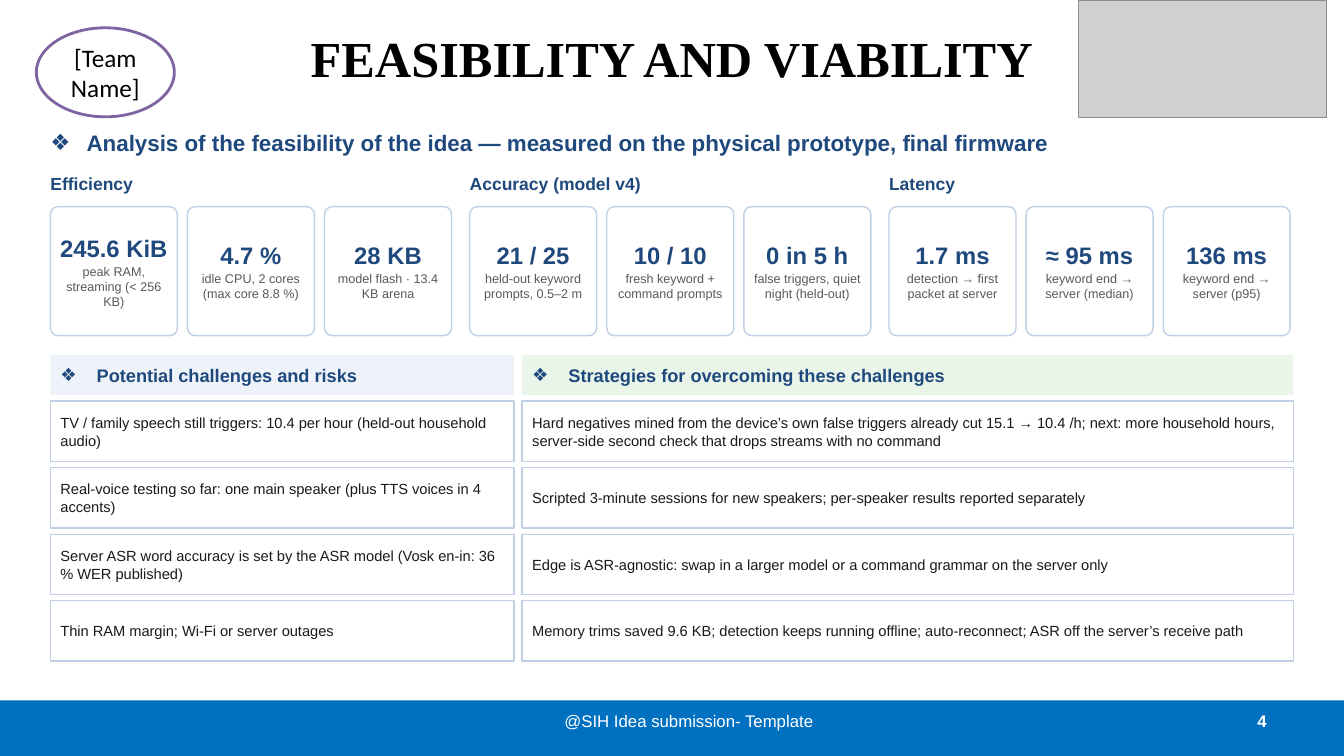
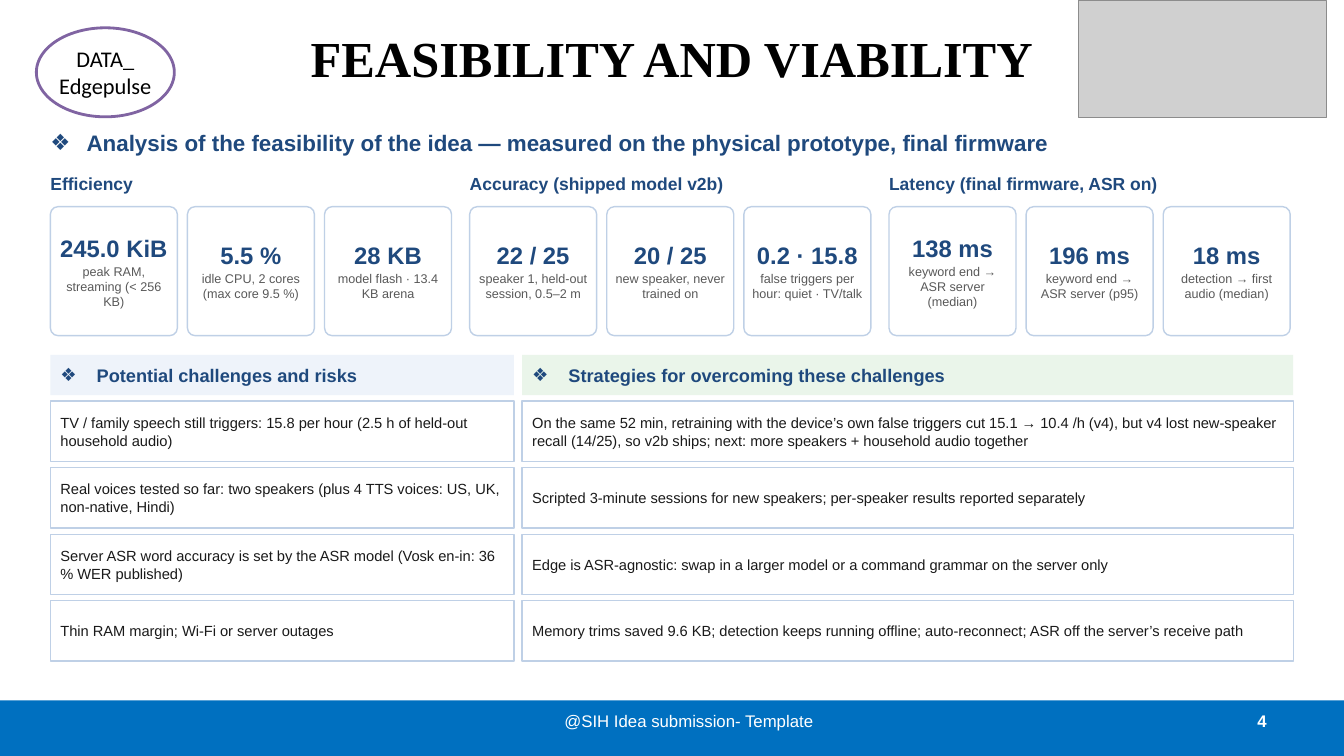
Before and after one commit to Kartikinfinity/vayro-edge-voice-activator, a slide deck: slide 4 of docs/submission/PS26172_SIH2026_Idea.pptx. Drawn at 1344x756 pixels with LibreOffice and Linux fonts; fonts in the diff are those of the drawing; grey boxes stand for pictures. Boxes give left, top, right and bottom in pixels: in the first picture for what was removed or moved away, otherwise in the second. Text is boxed around its words. In the diff, an @@ line names an element or a change of style, - is before the commit and + after.

```diff
--- a/docs/submission/PS26172_SIH2026_Idea.pptx
+++ b/docs/submission/PS26172_SIH2026_Idea.pptx
@@ text in ellipse at (x1=59, y1=52, x2=151, y2=98): text changed; size 18 to 16 pt @@
-[Team Name]
+DATA_
+Edgepulse
@@ text at (x1=470, y1=177, x2=723, y2=194): text changed @@
-Accuracy (model v4)
+Accuracy (shipped model v2b)
@@ text at (x1=889, y1=177, x2=1157, y2=194): text changed @@
-Latency
+Latency (final firmware, ASR on)
@@ text in rounded rectangle at (x1=60, y1=239, x2=167, y2=258): text changed @@
-245.6 KiB
+245.0 KiB
@@ text in rounded rectangle at (x1=202, y1=247, x2=300, y2=301): text changed @@
-4.7 %
-idle CPU, 2 cores (max core 8.8 %)
+5.5 %
+idle CPU, 2 cores (max core 9.5 %)
@@ text in rounded rectangle at (x1=479, y1=247, x2=588, y2=300): text changed @@
-21 / 25
-held-out keyword prompts, 0.5–2 m
+22 / 25
+speaker 1, held-out session, 0.5–2 m
@@ text in rounded rectangle at (x1=616, y1=247, x2=725, y2=298): text changed @@
-10 / 10
-fresh keyword + command prompts
+20 / 25
+new speaker, never trained on
@@ text in rounded rectangle at (x1=752, y1=247, x2=862, y2=301): text changed @@
-0 in 5 h
-false triggers, quiet night (held-out)
+0.2 · 15.8
+false triggers per hour: quiet · TV/talk
@@ text in rounded rectangle at (x1=909, y1=240, x2=992, y2=309): text changed @@
-1.7 ms
-detection → first packet at server
+138 ms
+keyword end → ASR server (median)
@@ text in rounded rectangle at (x1=1041, y1=247, x2=1138, y2=301): text changed @@
-≈ 95 ms
-keyword end → server (median)
+196 ms
+keyword end → ASR server (p95)
@@ text in rounded rectangle at (x1=1181, y1=247, x2=1272, y2=301): text changed @@
-136 ms
-keyword end → server (p95)
+18 ms
+detection → first audio (median)
@@ text in rectangle at (x1=60, y1=417, x2=468, y2=449): text changed @@
-TV / family speech still triggers: 10.4 per hour (held-out household audio)
+TV / family speech still triggers: 15.8 per hour (2.5 h of held-out household audio)
@@ text in rectangle at (x1=532, y1=417, x2=1277, y2=449): text changed @@
-Hard negatives mined from the device’s own false triggers already cut 15.1 → 10.4 /h; next: more household hours, server-side second check that drops streams with no command
+On the same 52 min, retraining with the device’s own false triggers cut 15.1 → 10.4 /h (v4), but v4 lost new-speaker recall (14/25), so v2b ships; next: more speakers + household audio together
@@ text in rectangle at (x1=60, y1=483, x2=499, y2=515): text changed @@
-Real-voice testing so far: one main speaker (plus TTS voices in 4 accents)
+Real voices tested so far: two speakers (plus 4 TTS voices: US, UK, non-native, Hindi)
```
Also in this commit, not shown: 5 other slides changed, 11 other files.
